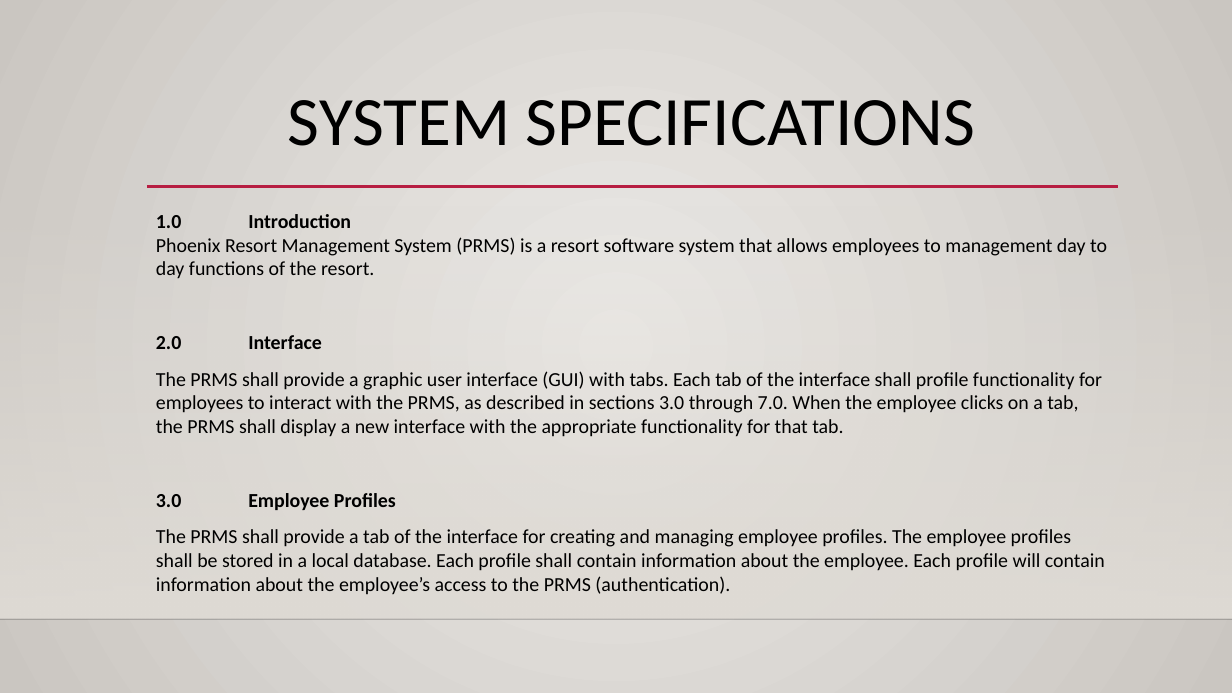
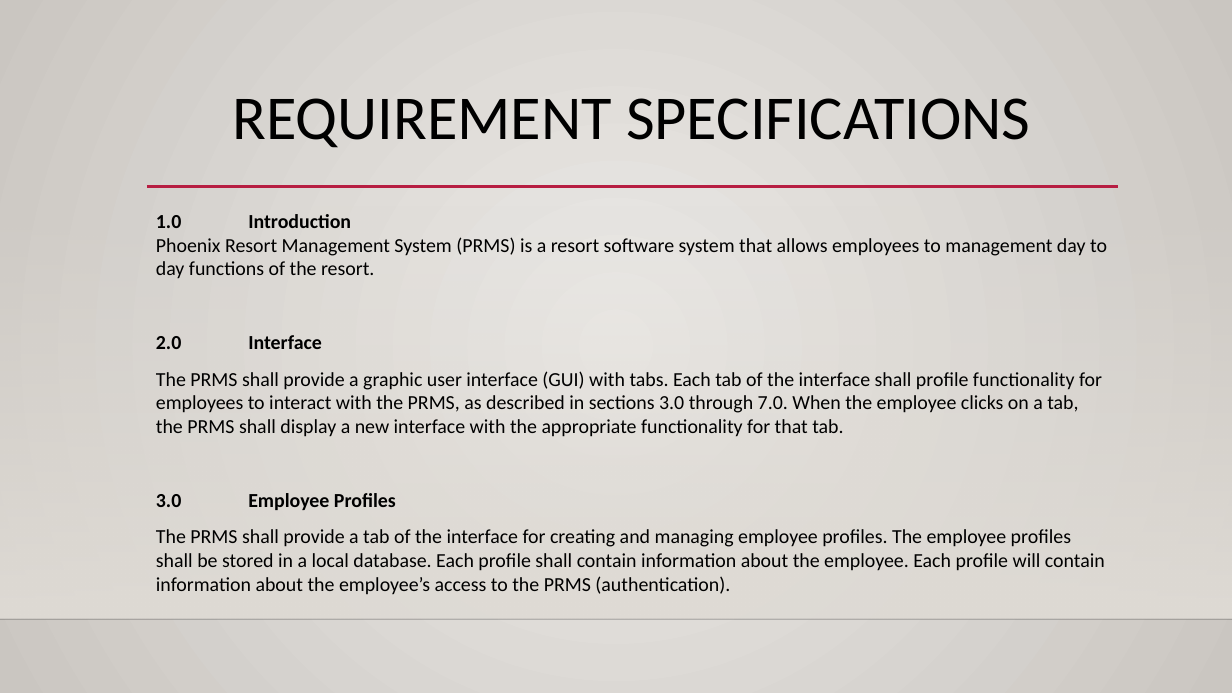
Before and after one commit to FergK/PhoenixHotel, a slide deck: slide 5 of TeamPhoenixPitchDeck.pptx (slide 4 before the commit). Drawn at 1232x693 pixels with LibreOffice and Linux fonts; fonts in the diff are those of the drawing; background and template pictures are left out. Boxes give left, top, right and bottom in pixels: in the first picture for what was removed or moved away, otherwise in the second. Text is boxed around its words. In the diff, an @@ line names an element or a change of style, - is before the commit and + after.

```diff
--- a/TeamPhoenixPitchDeck.pptx
+++ b/TeamPhoenixPitchDeck.pptx
@@ title at (233, 98, 1030, 148): text changed; size 54 to 48.6 pt @@
-SYSTEM SPECIFICATIONS
+REQUIREMENT SPECIFICATIONS
```
Also in this commit, not shown: 7 other slides changed, 4 slides added.
